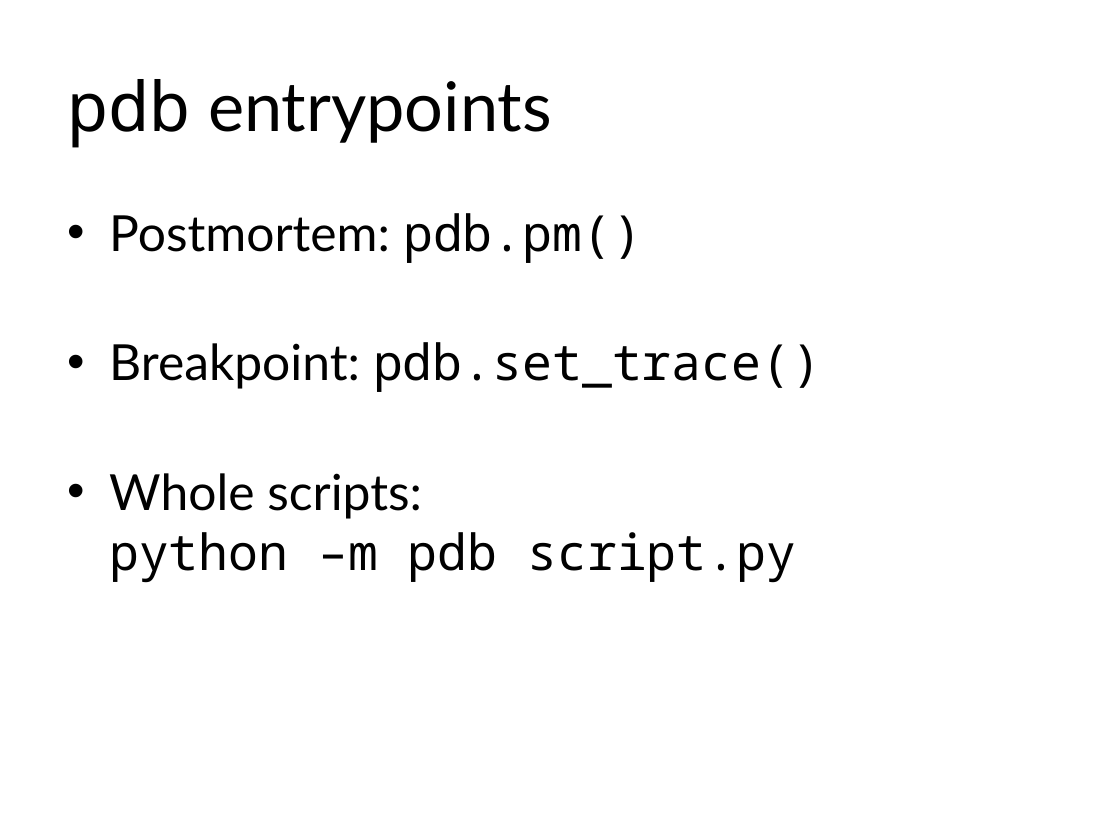
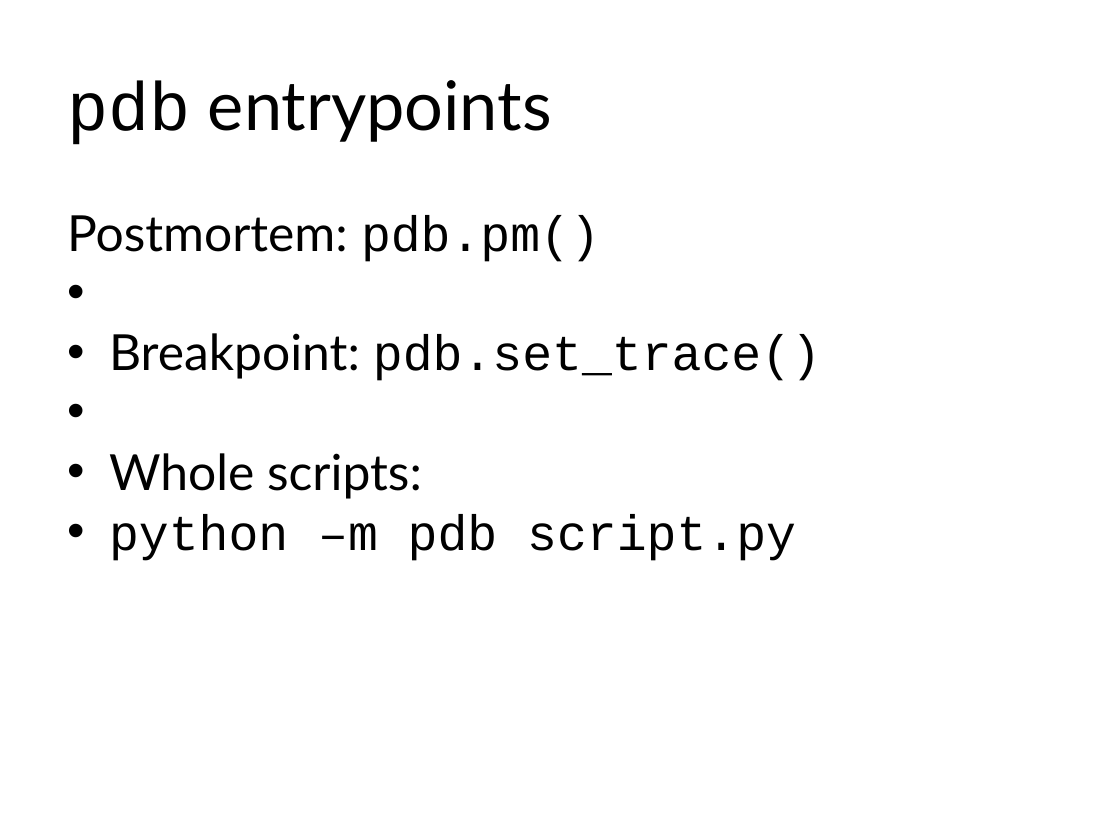
Before and after one commit to pcallier/standard_love, a slide deck: slide 23 of standard_lib.pptx. Drawn at 1120x840 pixels with LibreOffice and Linux fonts; fonts in the diff are those of the drawing. Boxes give left, top, right and bottom in pixels: in the first picture for what was removed or moved away, otherwise in the second. Text is boxed around its words. In the diff, an @@ line names an element or a change of style, - is before the commit and + after.

```diff
--- a/standard_lib.pptx
+++ b/standard_lib.pptx
@@ text "pdb entrypoints" at <box>67,80,552,145</box>: font Noto Sans Mono to Courier New in "pdb" @@
@@ text "Postmortem: pdb.pm()" at <box>67,215,821,561</box>: font Noto Sans Mono to Courier New in "pdb.pm()", "pdb.set_trace()", "python –m pdb script.py"; indent changed; less space between paragraphs @@
```
Also in this commit, not shown: 15 other slides changed, 1 slide added.
